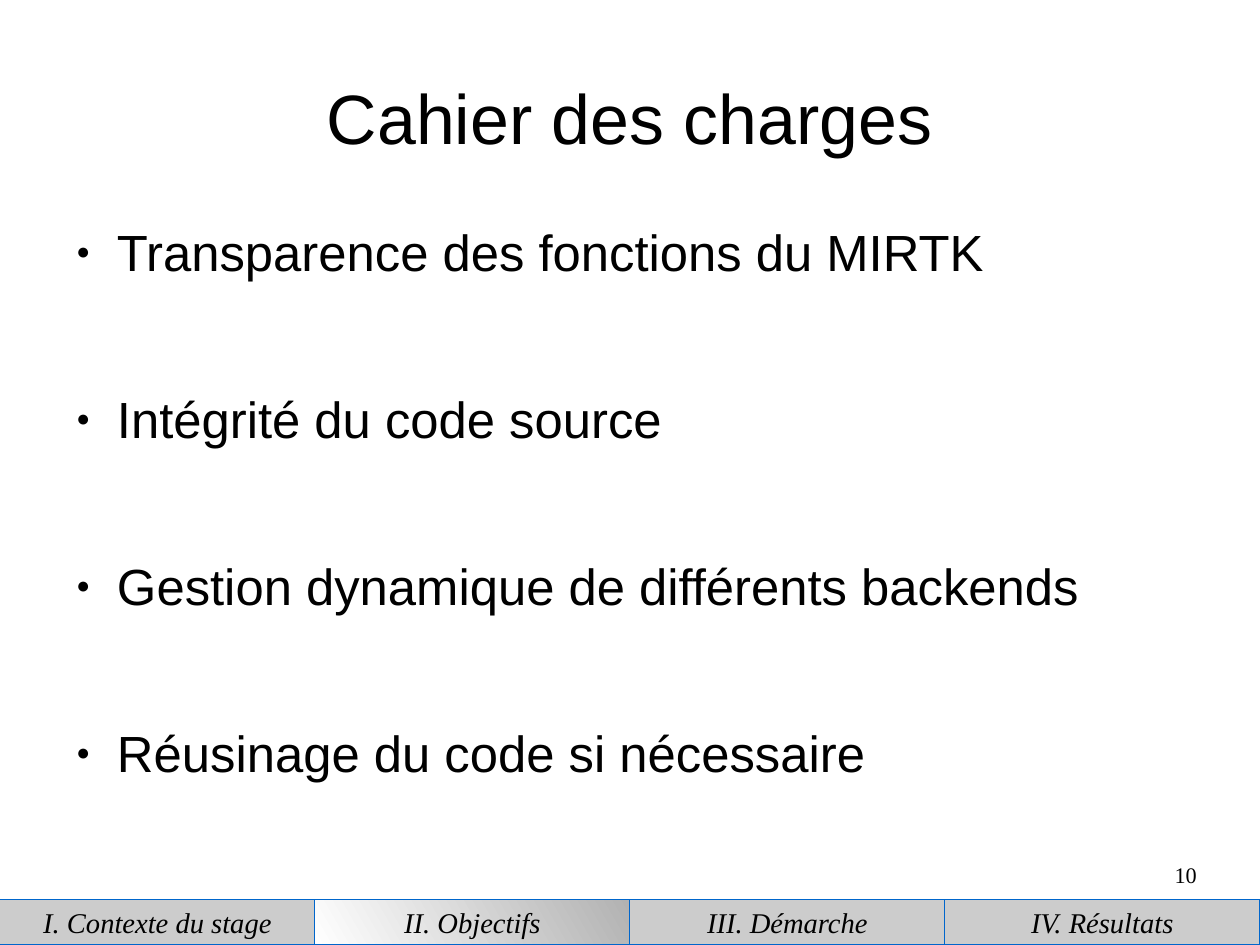
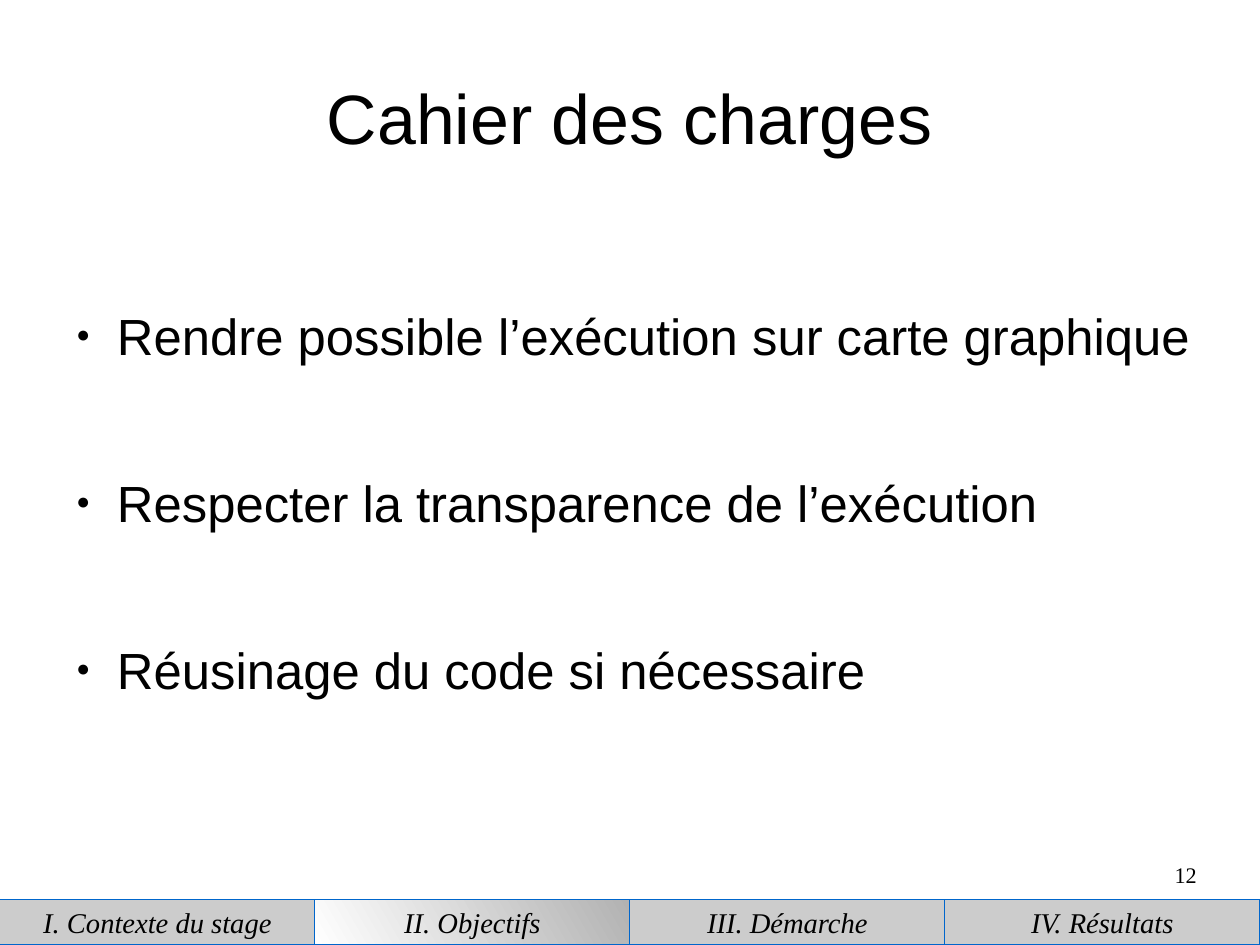
Before and after one commit to piatf/Report-2016-interniship-BioMedIA, a slide deck: slide 12 of presentation.odp (slide 10 before the commit). Drawn at 1260x945 pixels with LibreOffice and Linux fonts; fonts in the diff are those of the drawing. Boxes give left, top, right and bottom in pixels: in the first picture for what was removed or moved away, otherwise in the second. Text is boxed around its words. In the diff, an @@ line names an element or a change of style, - is before the commit and + after.

```diff
--- a/presentation.odp
+++ b/presentation.odp
@@ text at (117,317,1190,532): text changed @@
-● Transparence des fonctions du MIRTK
-● Intégrité du code source
-● Gestion dynamique de différents backends
+● Rendre possible l’exécution sur carte graphique
+● Respecter la transparence de l’exécution
@@ page number at (1175,868,1197,883): text changed @@
-10
+12
```
Also in this commit, not shown: 13 other slides changed, 5 slides added, 1 slide removed.
